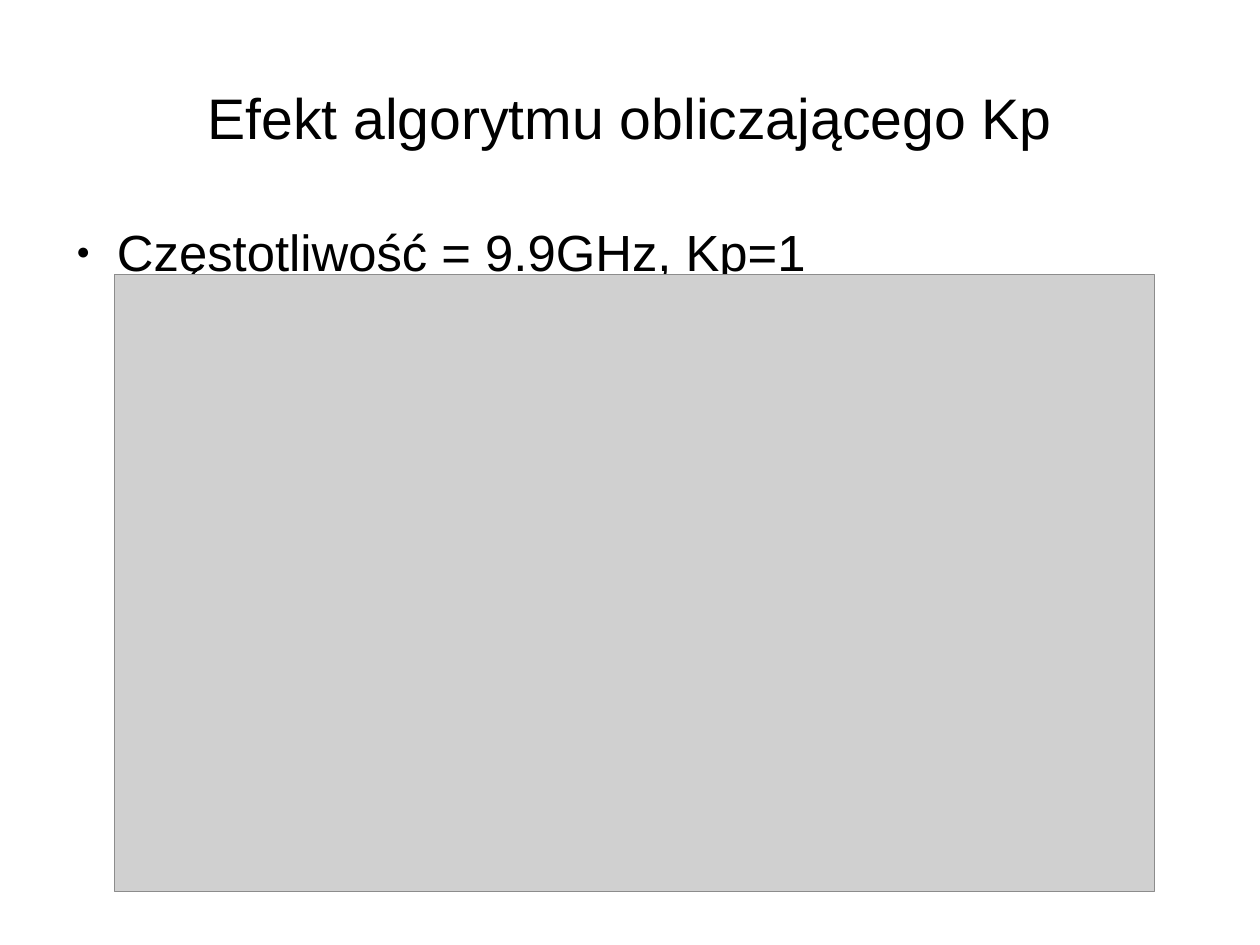
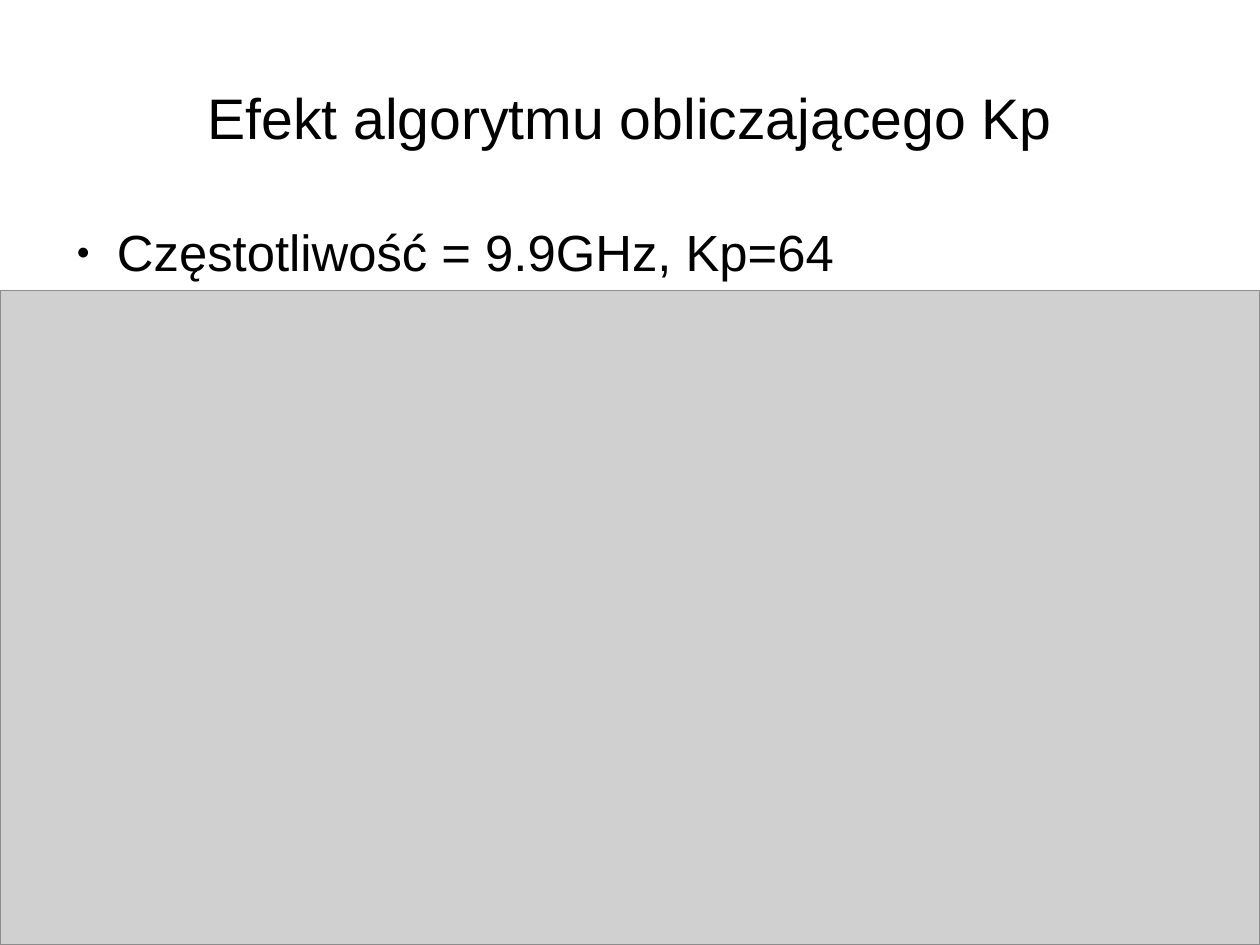
Before and after one commit to joannabp/ProjektSynopsys, a slide deck: slide 23 of Untitled 1.odp (slide 22 before the commit). Drawn at 1260x945 pixels with LibreOffice and Linux fonts; fonts in the diff are those of the drawing; grey boxes stand for pictures. Boxes give left, top, right and bottom in pixels: in the first picture for what was removed or moved away, otherwise in the second. Text is boxed around its words. In the diff, an @@ line names an element or a change of style, - is before the commit and + after.

```diff
--- a/Untitled 1.odp
+++ b/Untitled 1.odp
@@ text at <box>117,233,834,282</box>: text changed @@
-● Częstotliwość = 9.9GHz, Kp=1
+● Częstotliwość = 9.9GHz, Kp=64
@@ picture: place and size @@
-picture at <box>114,274,1155,892</box>
+picture at <box>0,290,1260,944</box>
```
Also in this commit, not shown: 11 other slides changed, 2 slides added, 1 slide removed, 1 other file.
